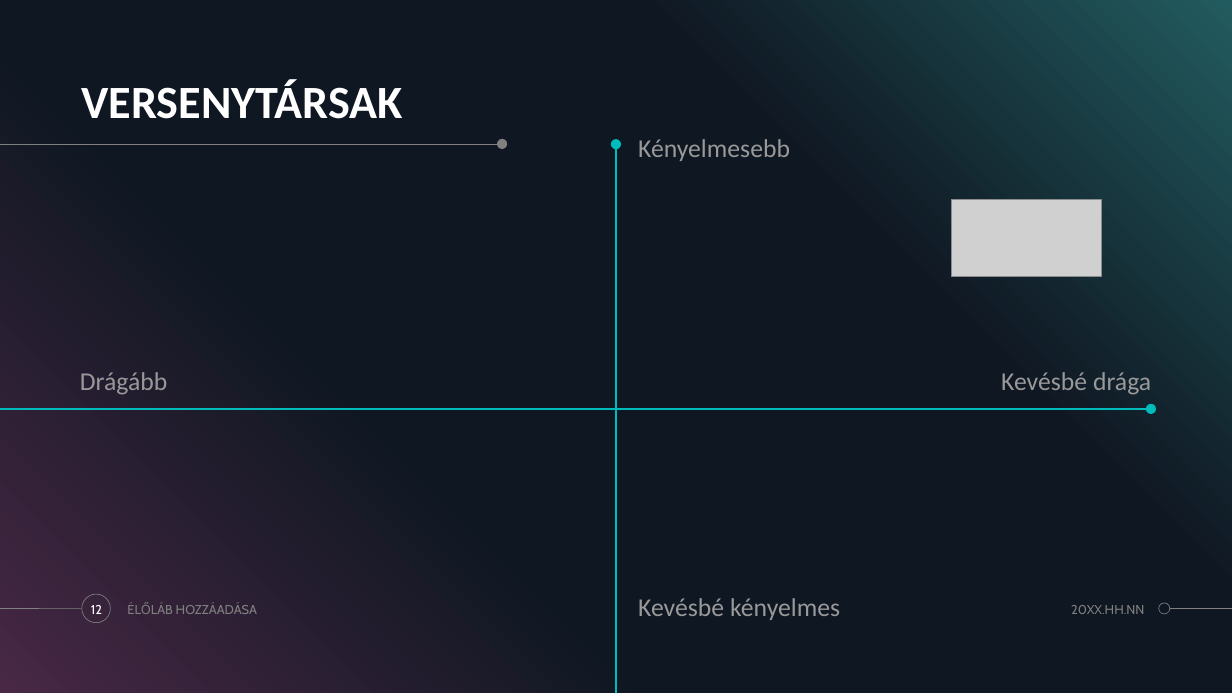
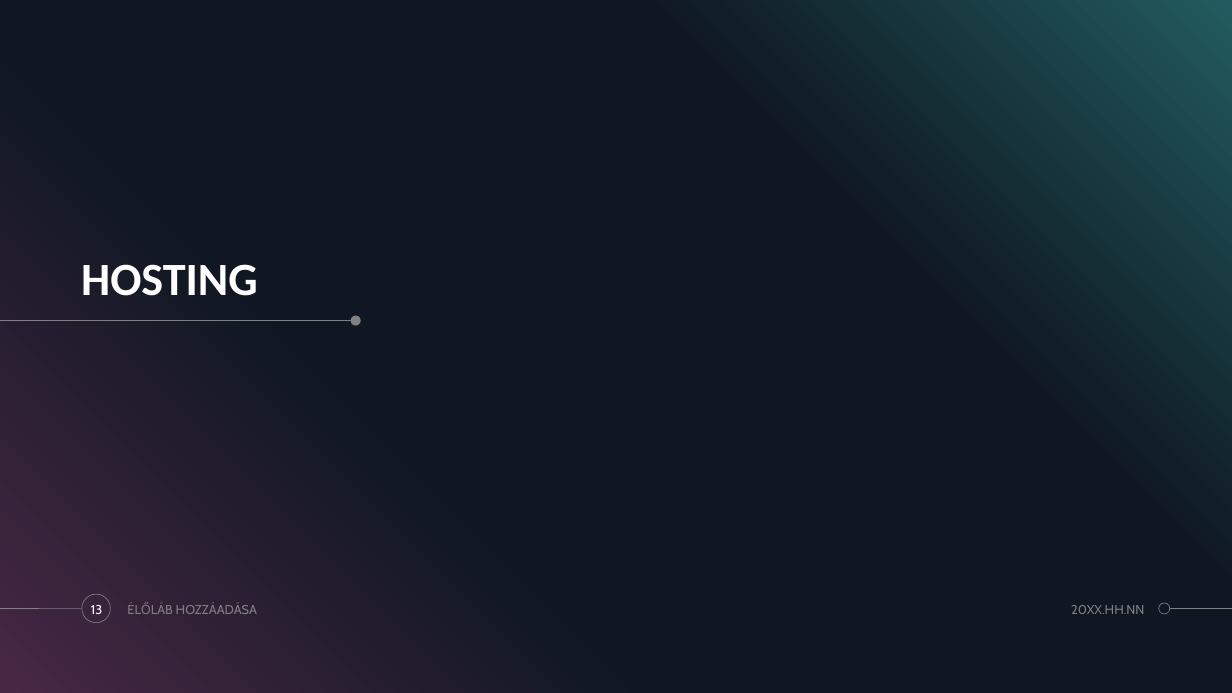
Before and after one commit to MonostoriMark/13_S1_2_vizsgaremek, a slide deck: slide 13 of HOTELFLOW.pptx (slide 12 before the commit). Drawn at 1232x693 pixels with LibreOffice and Linux fonts; fonts in the diff are those of the drawing; grey boxes stand for pictures. Boxes give left, top, right and bottom in pixels: in the first picture for what was removed or moved away, otherwise in the second. Text is boxed around its words. In the diff, an @@ line names an element or a change of style, - is before the commit and + after.

```diff
--- a/HOTELFLOW.pptx
+++ b/HOTELFLOW.pptx
@@ title removed at (81,80,402,119) @@
-VERSENYTÁRSAK
@@ line removed from (0, 144) to (502, 144) @@
@@ ellipse removed at (611,140,621,150) @@
@@ line removed from (616, 693) to (616, 146) @@
@@ text removed at (638,139,790,161) @@
-Kényelmesebb
@@ picture removed at (952,200,1102,276) @@
@@ title added at (81,264,258,296), 36 pt, text #FFFFFF, bold @@
+HOSTING
@@ line added from (0, 321) to (357, 321), #808080 0.5 pt @@
@@ ellipse: place and size @@
-ellipse at (497,139,507,149)
+ellipse at (350,315,360,325)
@@ text removed at (80,372,168,395) @@
-Drágább
@@ text removed at (1001,372,1151,395) @@
-Kevésbé drága
@@ line removed from (0, 409) to (1150, 409) @@
@@ ellipse removed at (1146,404,1156,414) @@
@@ text removed at (638,598,840,620) @@
-Kevésbé kényelmes
@@ page number at (91,605,103,614): text changed @@
-12
+13
```
Also in this commit, not shown: 9 other slides changed, 5 slides added, 14 slides removed.
